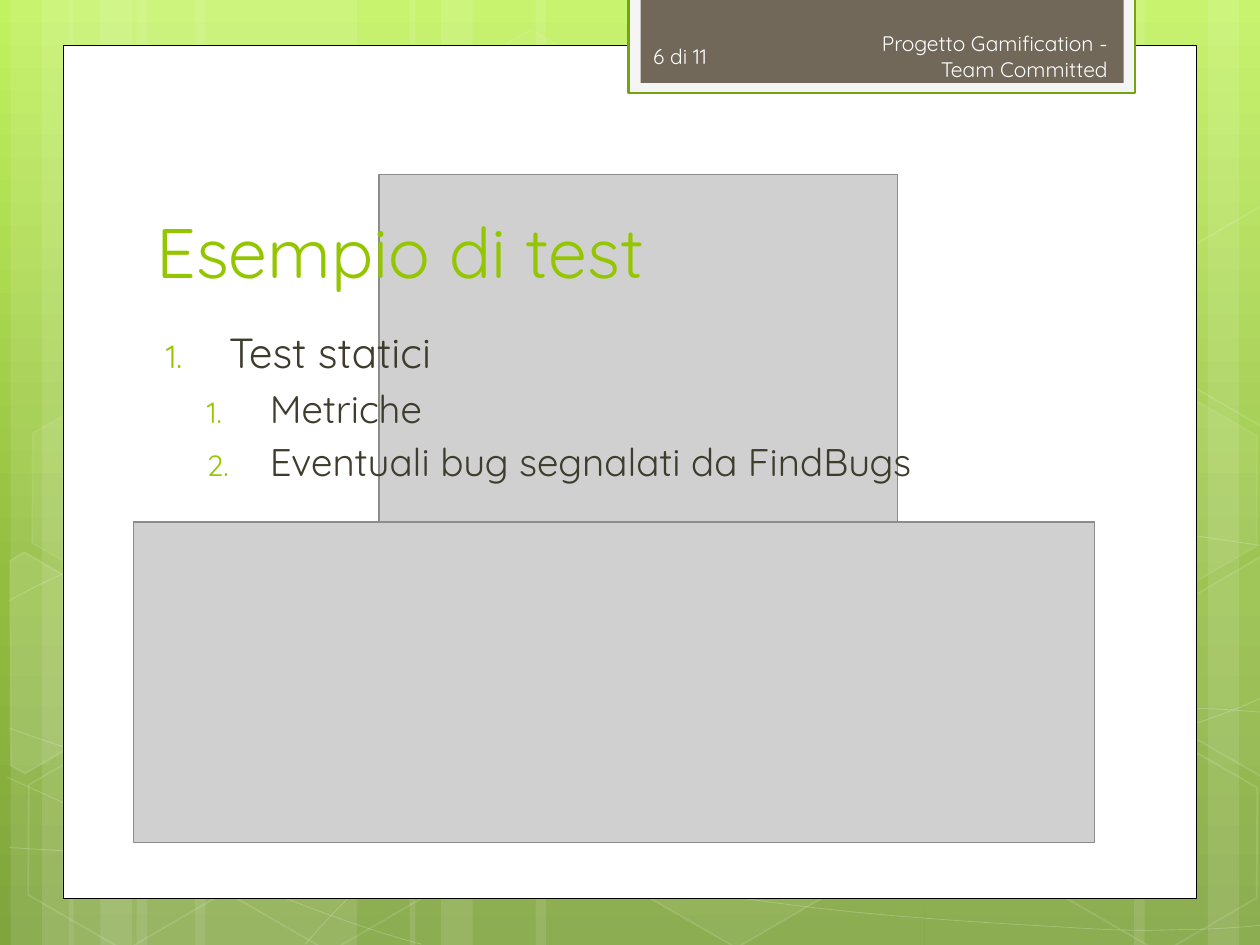
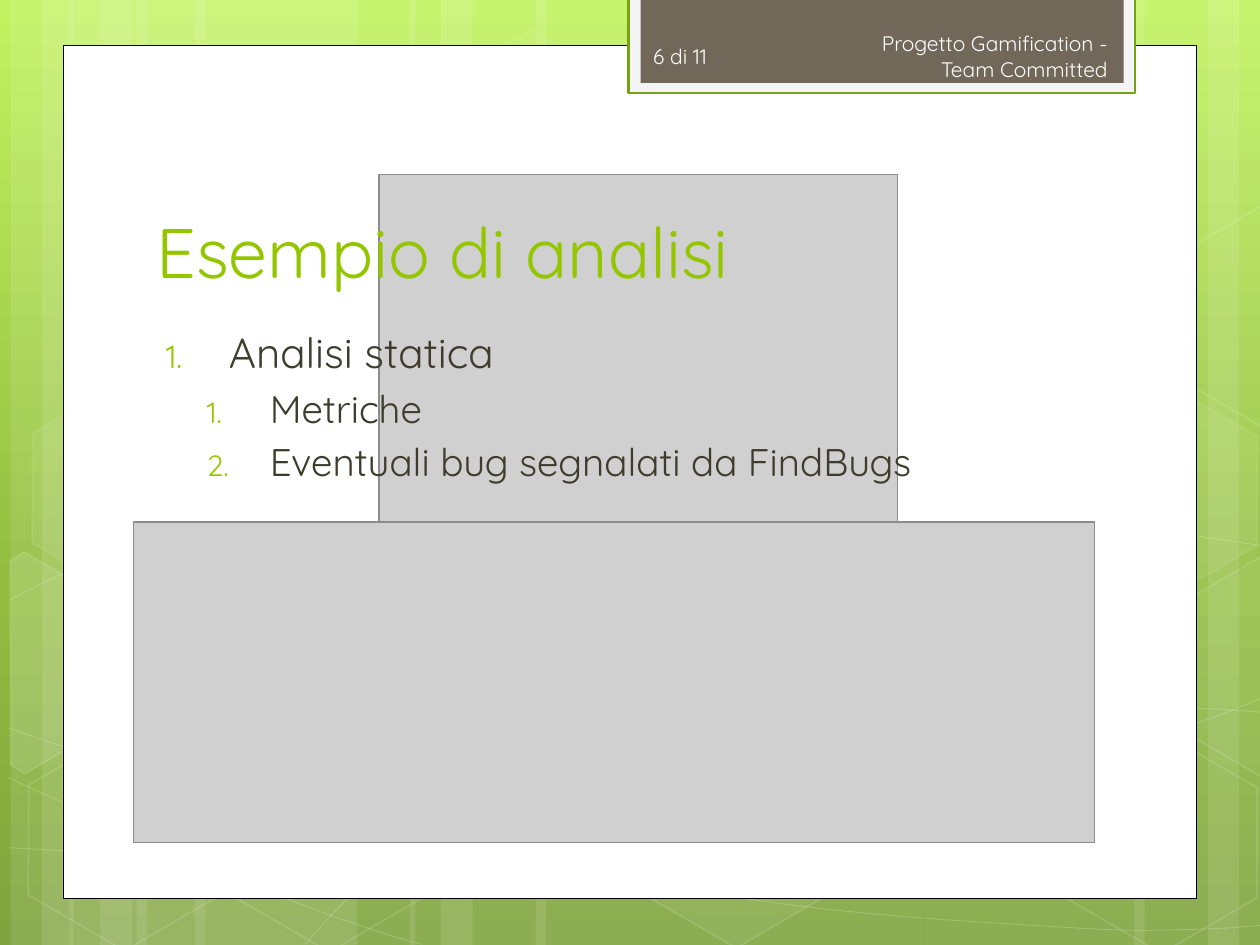
Before and after one commit to TeamCommitted/Team-Committed---Documenti, a slide deck: slide 6 of RQ/Esterni/Presentazione/RQ-Presentazione.pptx. Drawn at 1260x945 pixels with LibreOffice and Linux fonts; fonts in the diff are those of the drawing; grey boxes stand for pictures. Boxes give left, top, right and bottom in pixels: in the first picture for what was removed or moved away, otherwise in the second. Text is boxed around its words. In the diff, an @@ line names an element or a change of style, - is before the commit and + after.

```diff
--- a/RQ/Esterni/Presentazione/RQ-Presentazione.pptx
+++ b/RQ/Esterni/Presentazione/RQ-Presentazione.pptx
@@ title at (x1=156, y1=206, x2=728, y2=297): text changed @@
-Esempio di test
+Esempio di analisi
@@ text at (x1=229, y1=325, x2=493, y2=379): text changed @@
-1. Test statici
+1. Analisi statica
```
Also in this commit, not shown: 4 other slides changed, 2 other files.
